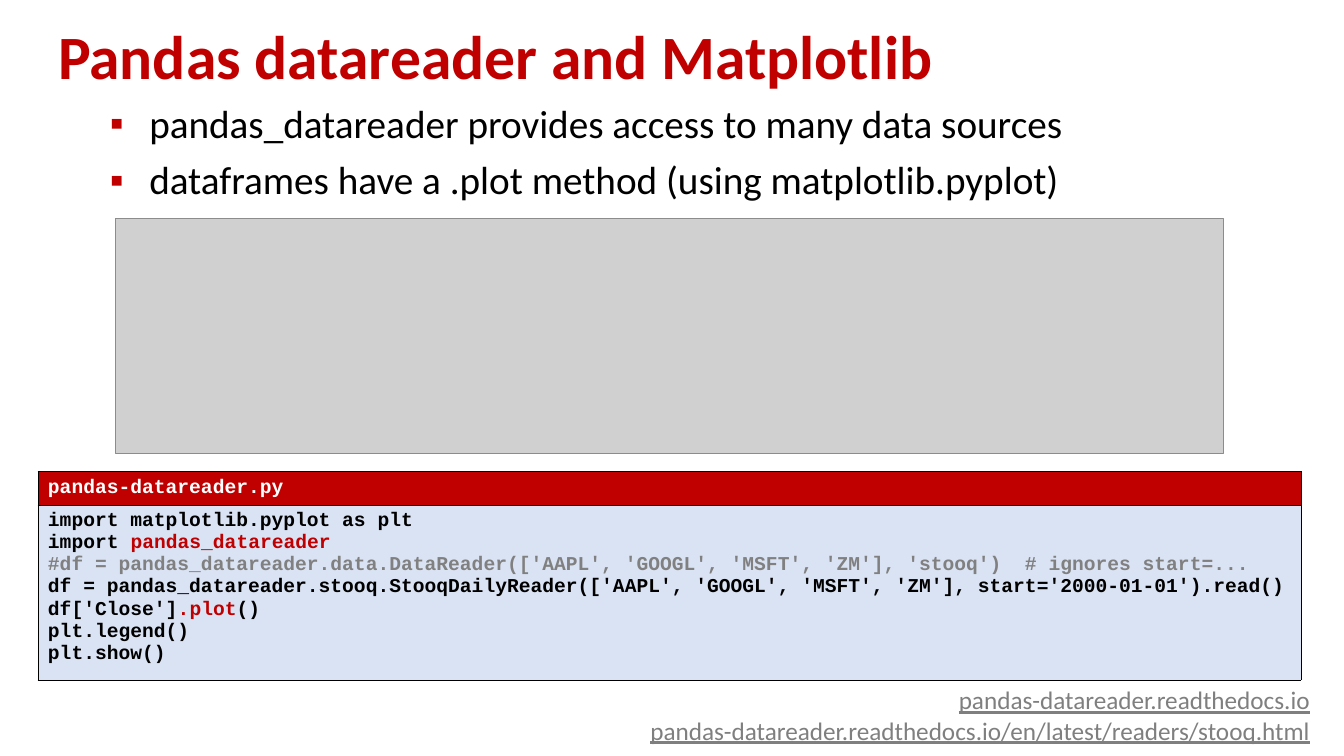
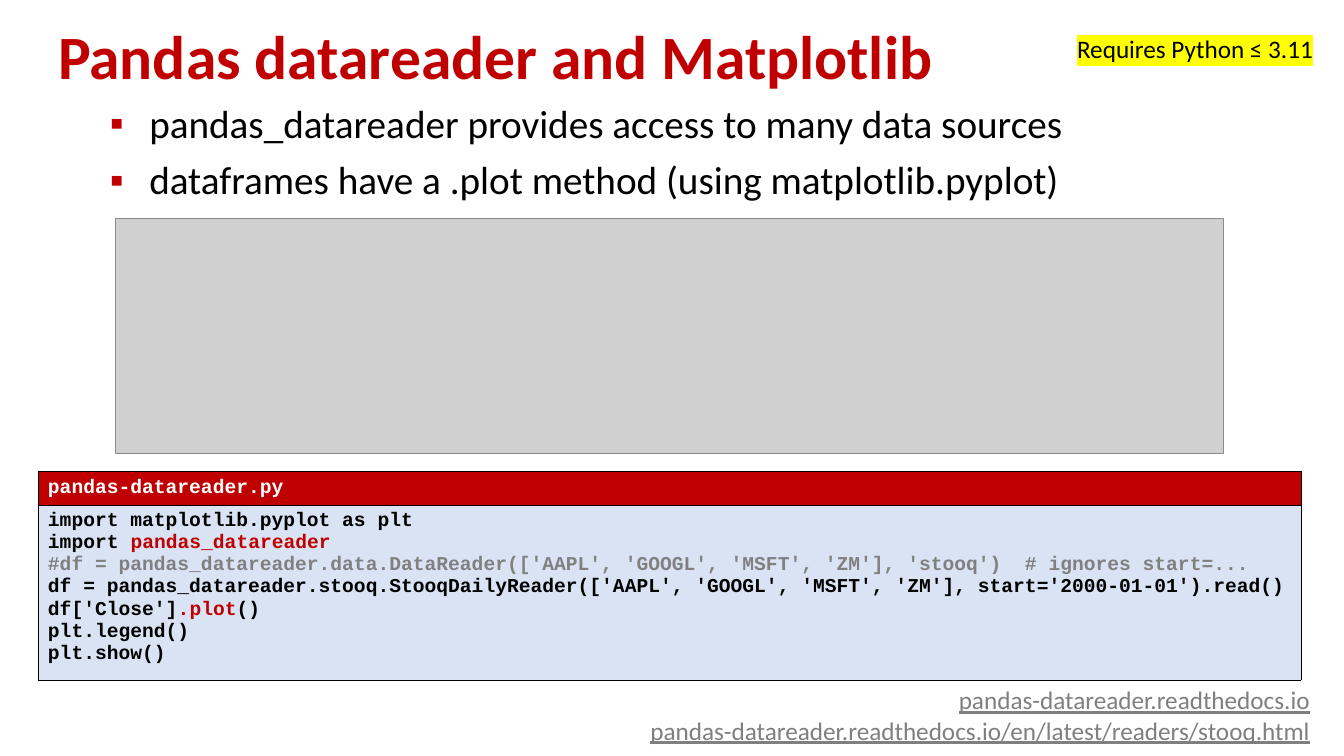
Before and after one commit to gsbrodal/gsbrodal.github.io, a slide deck: slide 16 of ipsa/slides/pandas.pptx. Drawn at 1344x756 pixels with LibreOffice and Linux fonts; fonts in the diff are those of the drawing; grey boxes stand for pictures. Boxes give left, top, right and bottom in pixels: in the first picture for what was removed or moved away, otherwise in the second. Text is boxed around its words. In the diff, an @@ line names an element or a change of style, - is before the commit and + after.

Commit message:
all-slides.pdf code.zip pandas.pdf pandas.pptx

```diff
--- a/ipsa/slides/pandas.pptx
+++ b/ipsa/slides/pandas.pptx
@@ text added at [1077, 40, 1313, 62], 18 pt, text #000000 @@
+Requires Python ≤ 3.11
```
Also in this commit, not shown: 2 other slides changed, 3 other files.
